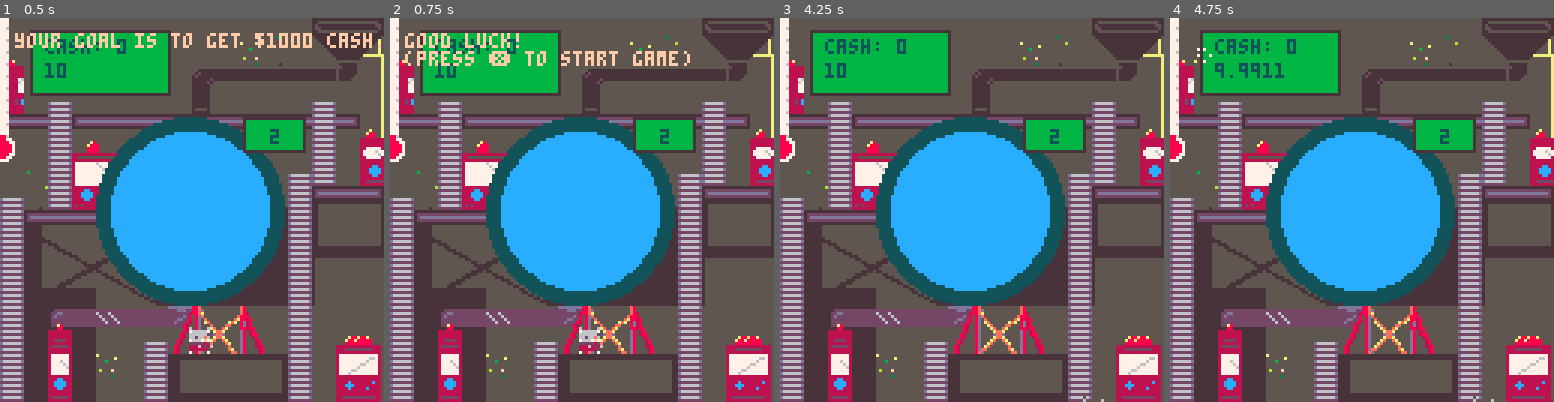
Above: before the commit, frames 1-4 (left to right).
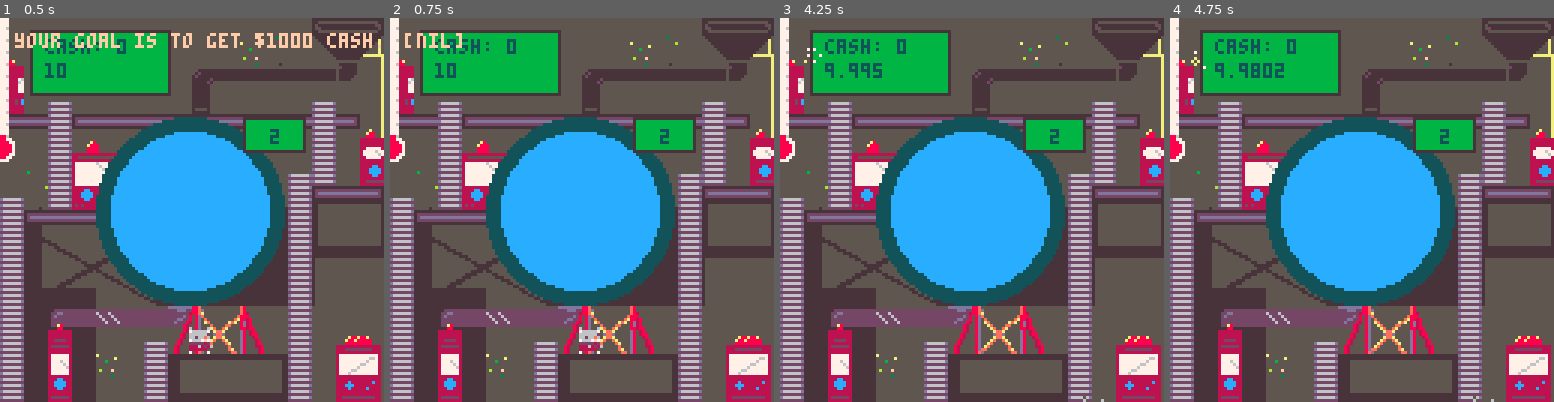
Above: after the commit, the same moments.

Repository: keatontate/gmtk-jam-2025
Game: PICO-8 cartridge src/loop-game.p8
Two runs of this game, one before a commit and one after it. Both use one fixed random seed, a clock stepped at 60 frames per second and the inputs below.
Inputs:
- Up to frame 1 (0.5 s): tap X (X key) at 0.33 s
- Up to frame 2 (0.75 s): tap O (Z key) at 0.7 s
- Up to frame 3 (4.25 s): tap X (X key) at 1.07, 1.85, 2.97, 4.08 s; hold Right 1.6-2.1 s; tap O (Z key) every 0.4 s from 1.7 to 4.1 s; hold Up 2.15-2.42 s; hold Right 2.47-3.03 s; hold Left 3.08-3.58 s; hold Down 3.63-3.97 s; hold Right from 4.02 s (still down)
- Up to frame 4 (4.75 s): tap O (Z key) at 4.5 s; release Right at 4.68 s; hold Up from 4.73 s (still down)

Frame 1 is identical in both runs. In frame 2, 1.6% of the frame differs, in the area x 3-79%, y 3-13%; in frame 3, 0.4%; in frame 4, 0.2%.

Commit message:
Turned off ladder sound effects bc it messed up the music

Diff:
--- a/src/character.lua
+++ b/src/character.lua
@@ -116,18 +116,18 @@
       -- note: uses channel 1 (same as flag)
       if not pl.actively_climbing then
         pl.actively_climbing = true
-        sfx(9,1)
+        -- sfx(9,1)
       end
     elseif btn(3) and can_move_down then
       pl.y += pl.spd / 2
       if not pl.actively_climbing then
         pl.actively_climbing = true
-        sfx(9,1)
+        -- sfx(9,1)
       end
     else
       if pl.actively_climbing then
         pl.actively_climbing = false
-        sfx(-1,1)
+        -- sfx(-1,1)
       end
     end
 
--- a/src/game-loop.lua
+++ b/src/game-loop.lua
@@ -14,10 +14,10 @@
   -- play music for situation (music(0) for normal, music(8) for tense)
   -- stop the music in an if loop to allow the other song to play. stat(57) checks if music is playing currently.
   if not stat(57) then
-    if (fish.happiness > 0.5) then
-      music(0)
+    if (fish.happiness > 7) then
+      -- music(0, 9)
     else
-      music(8)
+      -- music(8, 9)
     end
   end
 
--- a/src/tutorial.lua
+++ b/src/tutorial.lua
@@ -16,7 +16,7 @@
   end
 
   if btnp(5) then tutorial.i += 1 end
-  if btnp(4) then tutorial.i = #tutorial.tutorial_messages end
+  if btnp(4) then tutorial.i = #tutorial.tutorial_messages + 1 end
 
 end
 
